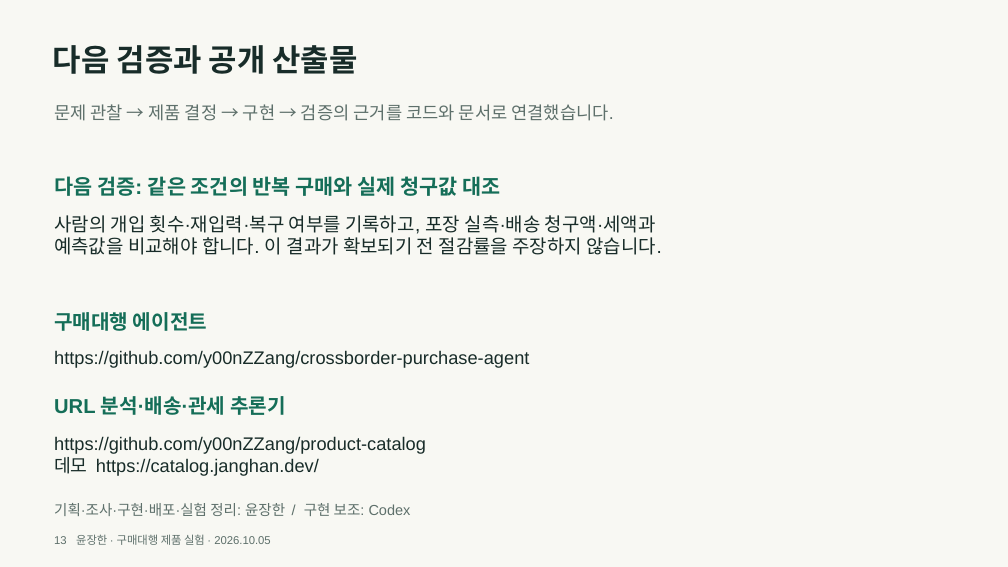
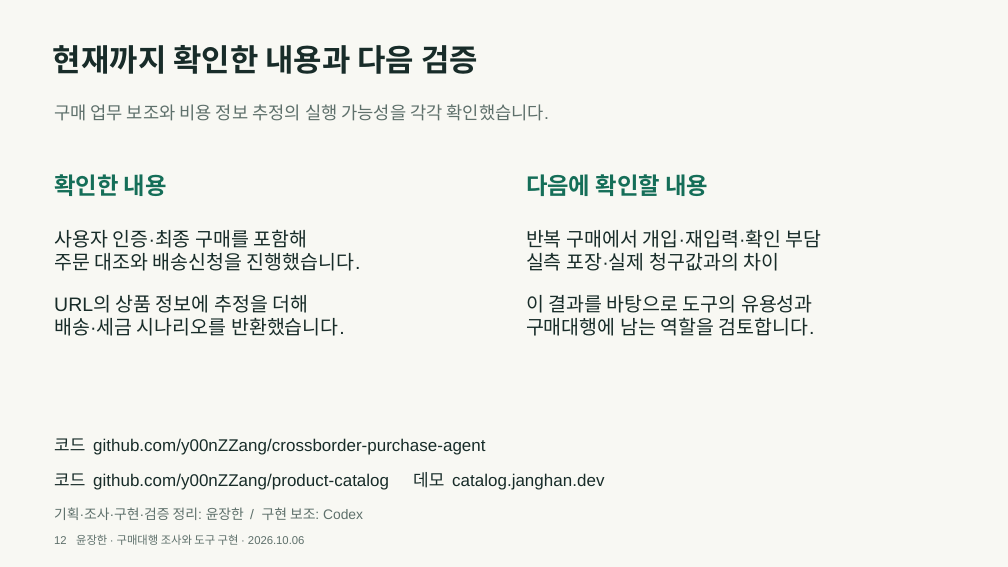
Before and after one commit to y00nZZang/crossborder-purchase-agent, a slide deck: slide 12 of portfolio/crossborder-portfolio.pptx (slide 13 before the commit). Drawn at 1008x567 pixels with LibreOffice and Linux fonts; fonts in the diff are those of the drawing. Boxes give left, top, right and bottom in pixels: in the first picture for what was removed or moved away, otherwise in the second. Text is boxed around its words. In the diff, an @@ line names an element or a change of style, - is before the commit and + after.

```diff
--- a/portfolio/crossborder-portfolio.pptx
+++ b/portfolio/crossborder-portfolio.pptx
@@ text at bbox=[53, 45, 478, 74]: text changed @@
-다음 검증과 공개 산출물
+현재까지 확인한 내용과 다음 검증
@@ text at bbox=[54, 104, 549, 121]: text changed @@
-문제 관찰 → 제품 결정 → 구현 → 검증의 근거를 코드와 문서로 연결했습니다.
+구매 업무 보조와 비용 정보 추정의 실행 가능성을 각각 확인했습니다.
@@ text removed at bbox=[54, 176, 501, 196] @@
-다음 검증: 같은 조건의 반복 구매와 실제 청구값 대조
@@ text added at bbox=[54, 174, 167, 196], 27.8 pt, text #156E58, bold @@
+확인한 내용
@@ text added at bbox=[526, 174, 708, 196], 27.8 pt, text #156E58, bold @@
+다음에 확인할 내용
@@ text removed at bbox=[54, 215, 661, 255] @@
-사람의 개입 횟수·재입력·복구 여부를 기록하고, 포장 실측·배송 청구액·세액과
-예측값을 비교해야 합니다. 이 결과가 확보되기 전 절감률을 주장하지 않습니다.
@@ text added at bbox=[54, 229, 361, 336], 23.2 pt, text #182C29 @@
+사용자 인증·최종 구매를 포함해
+주문 대조와 배송신청을 진행했습니다.
+URL의 상품 정보에 추정을 더해
+배송·세금 시나리오를 반환했습니다.
@@ text added at bbox=[526, 229, 822, 336], 23.2 pt, text #182C29 @@
+반복 구매에서 개입·재입력·확인 부담
+실측 포장·실제 청구값과의 차이
+이 결과를 바탕으로 도구의 유용성과
+구매대행에 남는 역할을 검토합니다.
@@ text removed at bbox=[54, 312, 207, 331] @@
-구매대행 에이전트
@@ text removed at bbox=[54, 396, 286, 415] @@
-URL 분석·배송·관세 추론기
@@ text at bbox=[54, 438, 485, 455]: text changed; size 21.8 to 20.2 pt @@
-https://github.com/y00nZZang/crossborder-purchase-agent
+코드 github.com/y00nZZang/crossborder-purchase-agent
@@ text at bbox=[54, 472, 604, 490]: text changed; size 21.8 to 20.2 pt @@
-https://github.com/y00nZZang/product-catalog
-데모 https://catalog.janghan.dev/
+코드 github.com/y00nZZang/product-catalog 데모 catalog.janghan.dev
@@ text at bbox=[54, 507, 363, 520]: text changed; size 17.2 to 16.5 pt @@
-기획·조사·구현·배포·실험 정리: 윤장한 / 구현 보조: Codex
+기획·조사·구현·검증 정리: 윤장한 / 구현 보조: Codex
@@ text at bbox=[54, 534, 304, 545]: text changed @@
-13 윤장한 · 구매대행 제품 실험 · 2026.10.05
+12 윤장한 · 구매대행 조사와 도구 구현 · 2026.10.06
```
Also in this commit, not shown: 8 other slides changed, 3 slides added, 4 slides removed, 3 other files.
